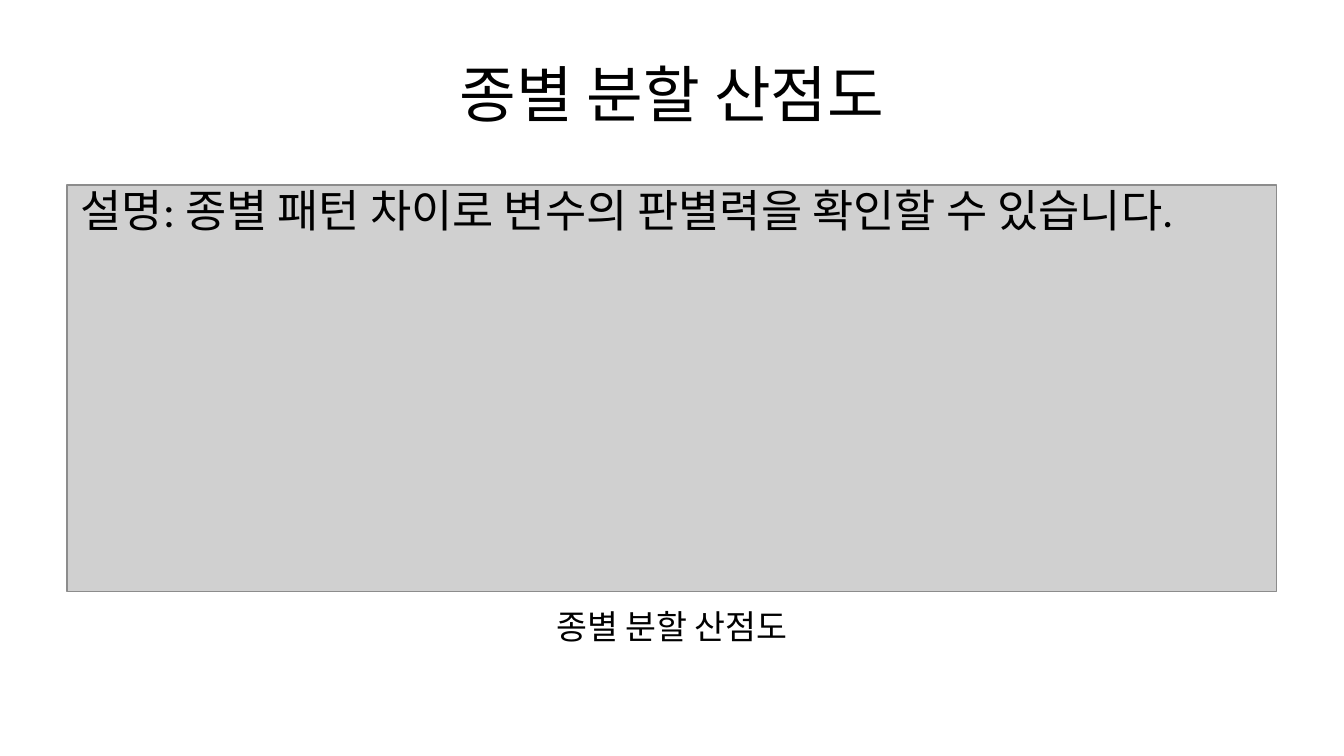
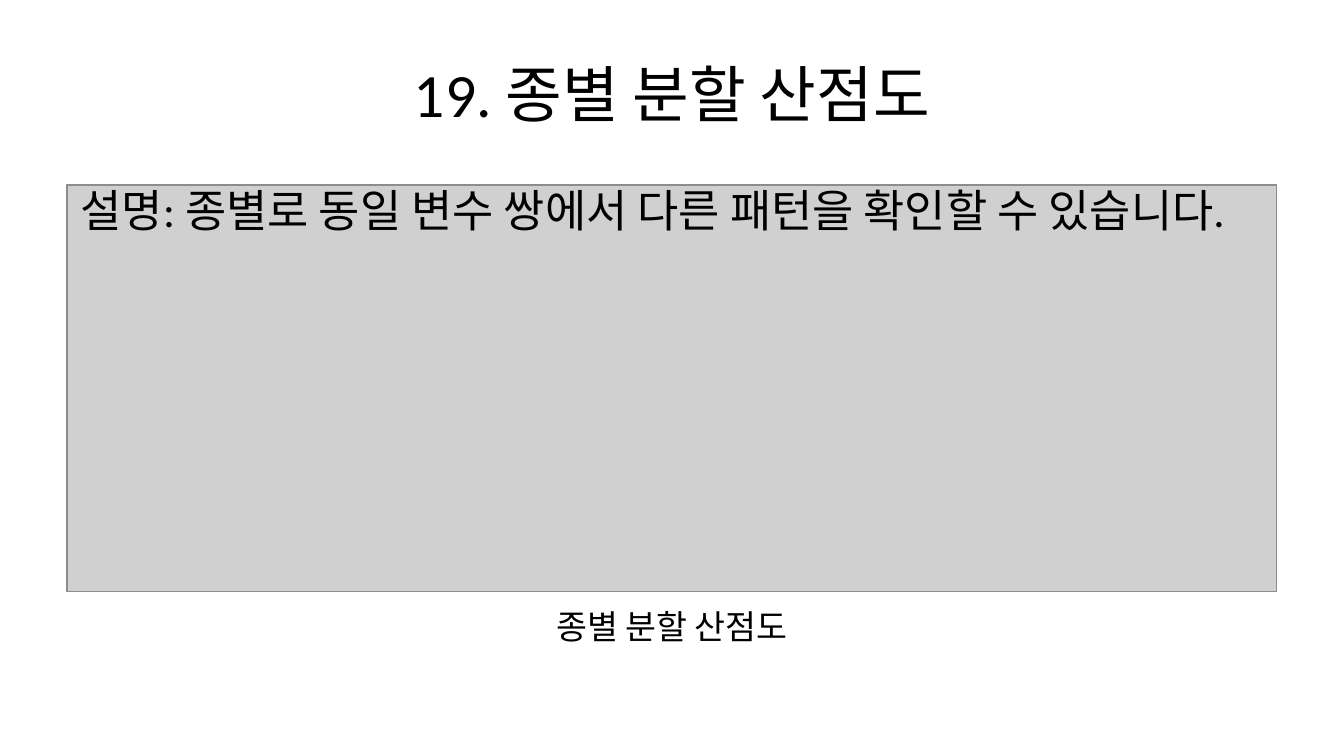
Before and after one commit to urbanrube/ICB_slide, a slide deck: slide 22 of output/slides.pptx. Drawn at 1344x756 pixels with LibreOffice and Linux fonts; fonts in the diff are those of the drawing; grey boxes stand for pictures. Boxes give left, top, right and bottom in pixels: in the first picture for what was removed or moved away, otherwise in the second. Text is boxed around its words. In the diff, an @@ line names an element or a change of style, - is before the commit and + after.

```diff
--- a/output/slides.pptx
+++ b/output/slides.pptx
@@ title at (414, 65, 930, 122): text changed @@
-종별 분할 산점도
+19. 종별 분할 산점도
@@ text at (81, 182, 1225, 231): text changed @@
-설명: 종별 패턴 차이로 변수의 판별력을 확인할 수 있습니다.
+설명: 종별로 동일 변수 쌍에서 다른 패턴을 확인할 수 있습니다.
```
Also in this commit, not shown: 22 other slides changed, 3 slides added.
